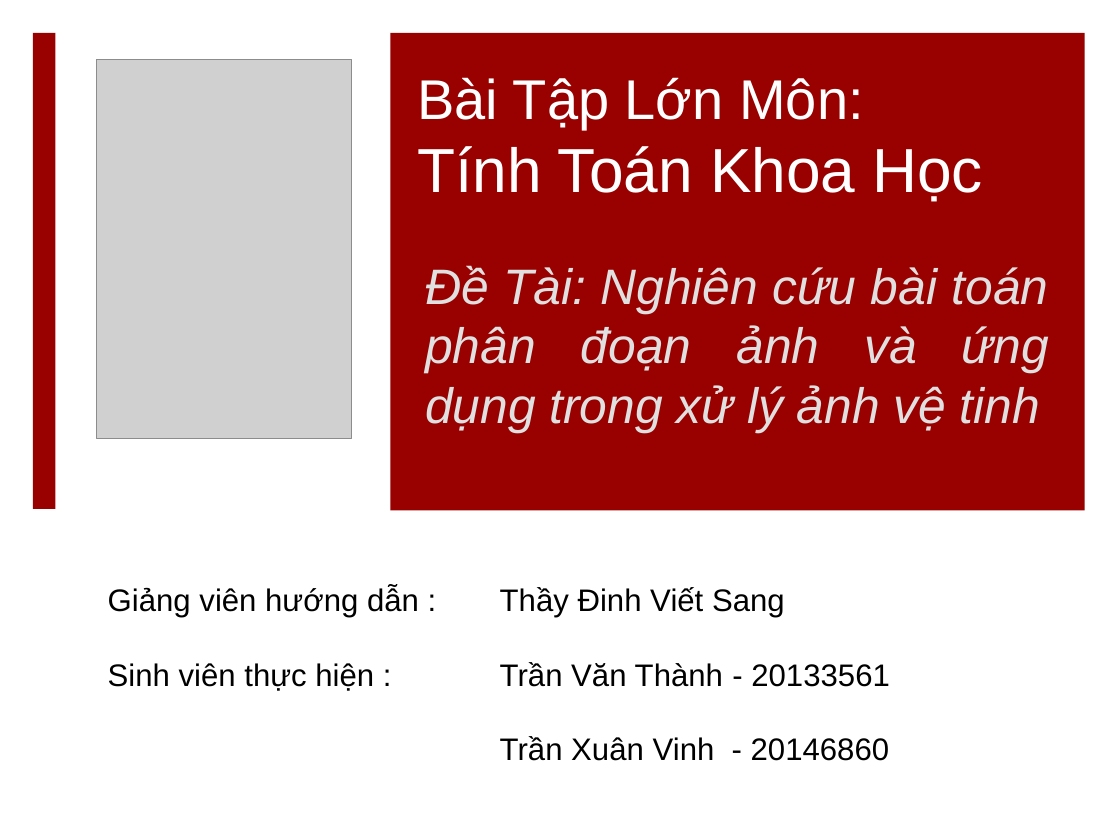
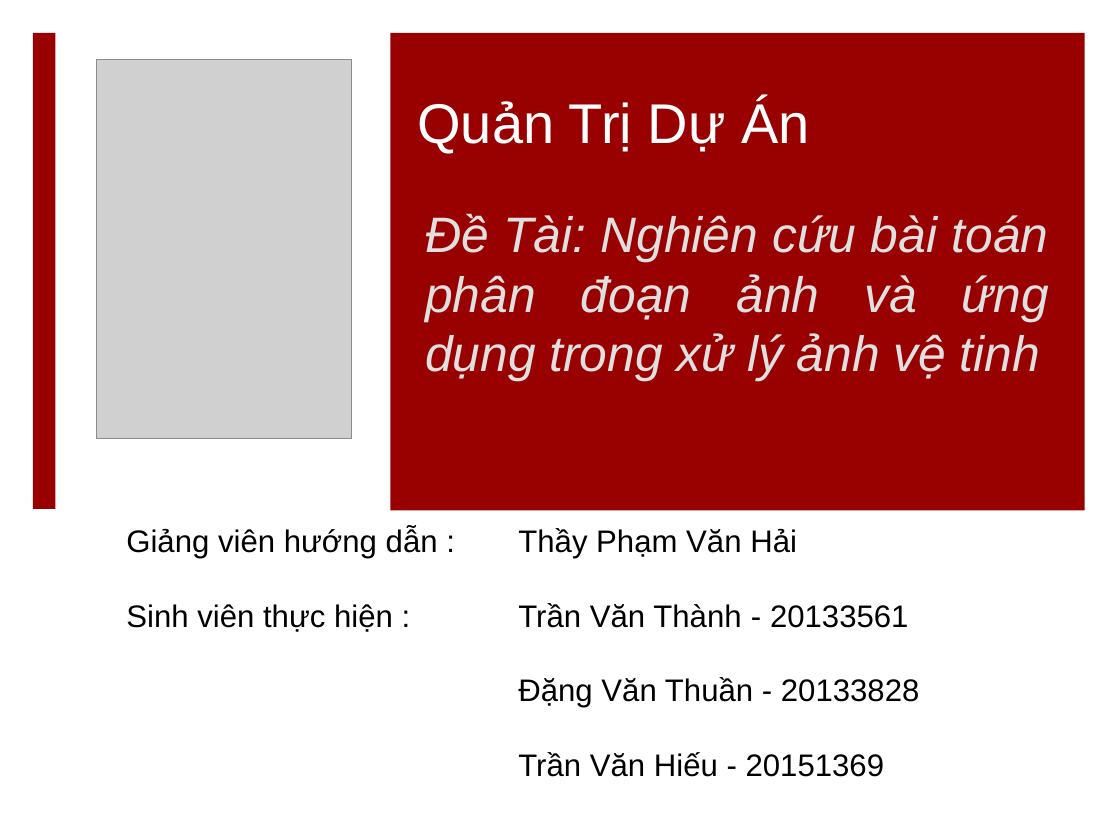
Before and after one commit to doanbecb/ImageSegmentation, a slide deck: slide 1 of slide.pptx. Drawn at 1120x840 pixels with LibreOffice and Linux fonts; fonts in the diff are those of the drawing; grey boxes stand for pictures. Boxes give left, top, right and bottom in pixels: in the first picture for what was removed or moved away, otherwise in the second. Text is boxed around its words. In the diff, an @@ line names an element or a change of style, - is before the commit and + after.

```diff
--- a/slide.pptx
+++ b/slide.pptx
@@ title at (417, 99, 809, 153): text changed; size 40 to 36 pt @@
-Bài Tập Lớn Môn:
-Tính Toán Khoa Học
+Quản Trị Dự Án
@@ text "Đề Tài: Nghiên cứu bài ...": place and size @@
-text "Đề Tài: Nghiên cứu bài ..." at (425, 265, 1049, 434)
+text "Đề Tài: Nghiên cứu bài ..." at (425, 213, 1049, 382)
@@ text "Giảng viên hướng dẫn : ...": place and size @@
-text "Giảng viên hướng dẫn : ..." at (108, 586, 890, 761)
+text "Giảng viên hướng dẫn : ..." at (126, 527, 920, 777)
@@ text at (126, 527, 797, 558): text changed @@
-Giảng viên hướng dẫn : Thầy Đinh Viết Sang
+Giảng viên hướng dẫn : Thầy Phạm Văn Hải
@@ text at (518, 677, 920, 777): text changed @@
-Trần Xuân Vinh - 20146860
+Đặng Văn Thuần - 20133828
+Trần Văn Hiếu - 20151369
```
Also in this commit, not shown: 22 other slides changed, 9 other files.
